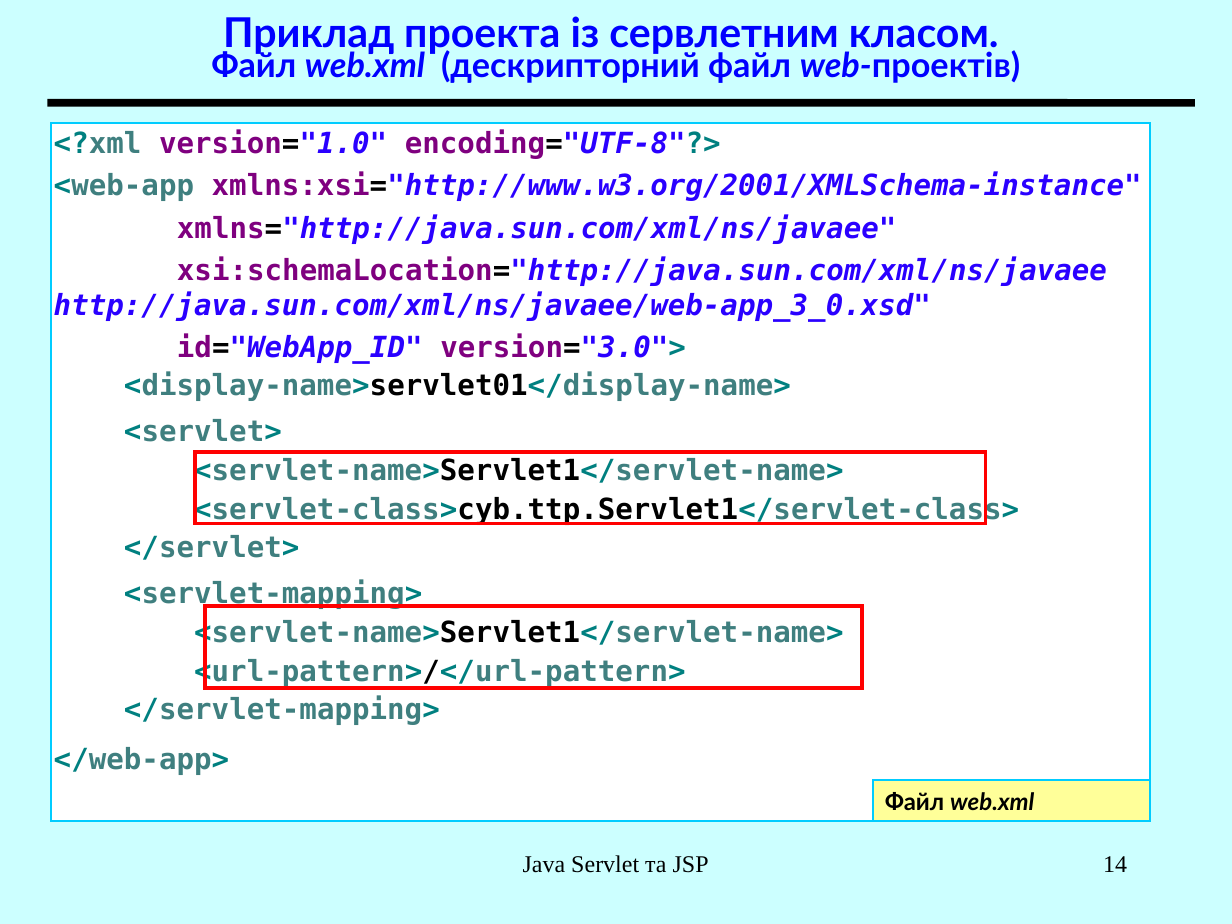
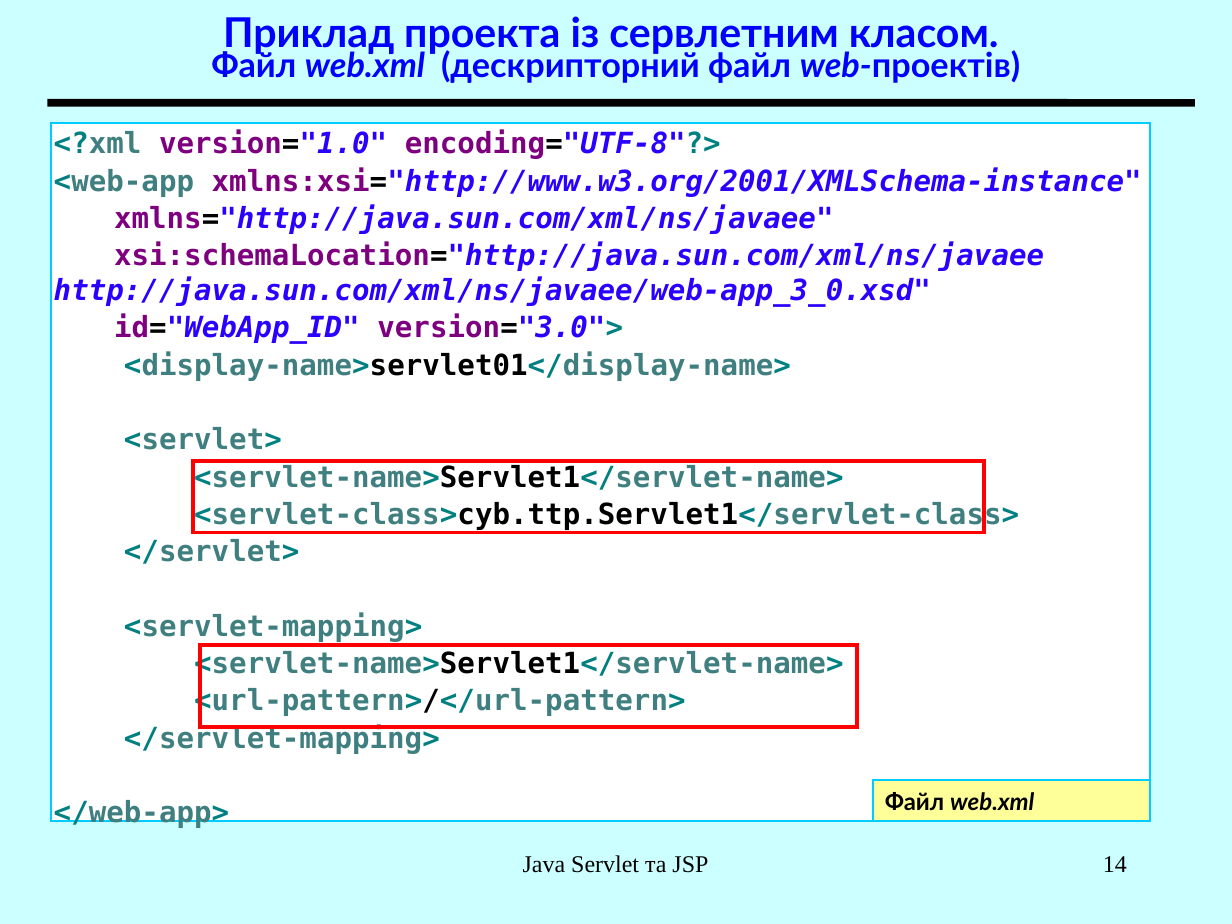
Before and after one commit to magistrs2016/magistrs2016.github.io, a slide deck: slide 14 of it/it_demo05/W41_JSP_(52)_2017.ppt. Drawn at 1232x924 pixels with LibreOffice and Linux fonts; fonts in the diff are those of the drawing. Boxes give left, top, right and bottom in pixels: in the first picture for what was removed or moved away, otherwise in the second. Text is boxed around its words. In the diff, an @@ line names an element or a change of style, - is before the commit and + after.

```diff
--- a/it/it_demo05/W41_JSP_(52)_2017.ppt
+++ b/it/it_demo05/W41_JSP_(52)_2017.ppt
@@ rectangle "<?xml version="1.0" encoding="UTF-8"?>" at <box>52,123,1151,822</box>: less space between paragraphs; line spacing 0.9 to 1 @@
@@ rectangle: place and size @@
-rectangle at <box>195,452,986,524</box>
+rectangle at <box>193,461,984,532</box>
@@ rectangle: place and size @@
-rectangle at <box>206,606,862,689</box>
+rectangle at <box>200,646,856,728</box>
```
Also in this commit, not shown: 9 other slides changed.
